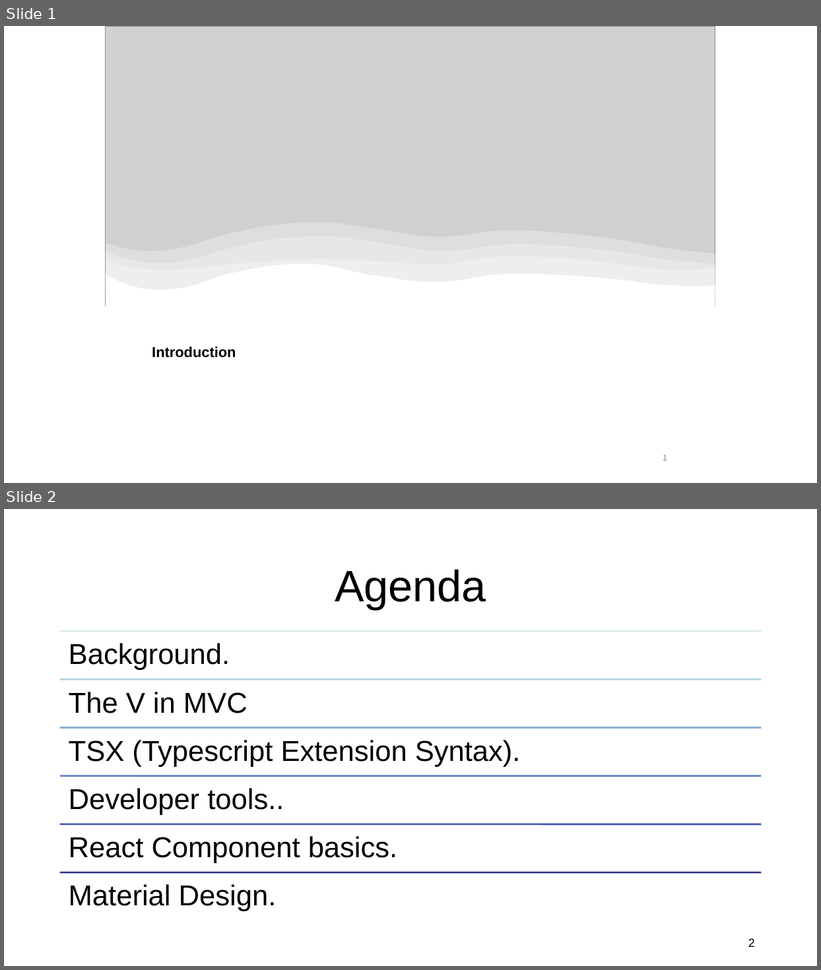
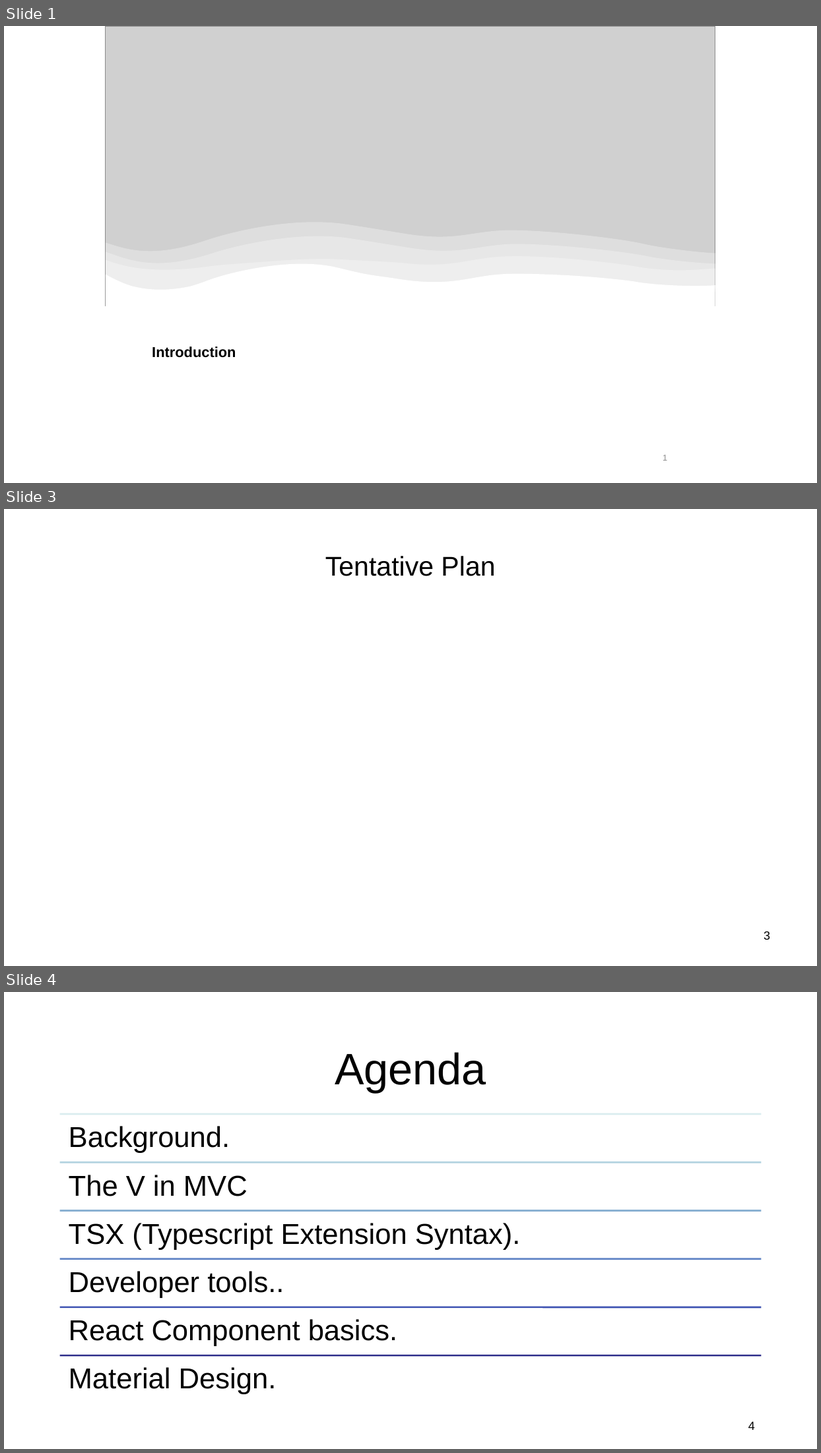
Before and after one commit to diarmuidoconnor/ewd-module-2025, a slide deck: topic04/talk-1/ReactJS_01.pptx. Shown one above the other, each under a label of ours: slides 1 and 2 before the commit, slides 1, 3 and 4 after it; the slides between them are not shown. The pictures are 821x970 and 821x1453 pixels, drawn with LibreOffice and Linux fonts; fonts in the diff are those of the drawing; grey boxes stand for pictures; background and template pictures are left out. Boxes give left, top, right and bottom in pixels: in the first picture for what was removed or moved away, otherwise in the second. Text is boxed around its words. In the diff, an @@ line names an element or a change of style, - is before the commit and + after.

```diff
--- a/topic04/talk-1/ReactJS_01.pptx
+++ b/topic04/talk-1/ReactJS_01.pptx
@@ slide 3 added at bbox=[4, 509, 817, 966], background picture (left out) @@
@@ title added at bbox=[325, 556, 495, 576], 32 pt, text #000000 @@
+Tentative Plan
@@ page number added at bbox=[764, 931, 770, 940], 14 pt, text #000000 @@
+3
@@ what was slide 2 is now slide 4 @@
@@ page number at bbox=[748, 1422, 755, 1430]: text changed @@
-2
+4
```
Also in this commit, not shown: 1 slide changed, 1 other slide added, 31 other files.
